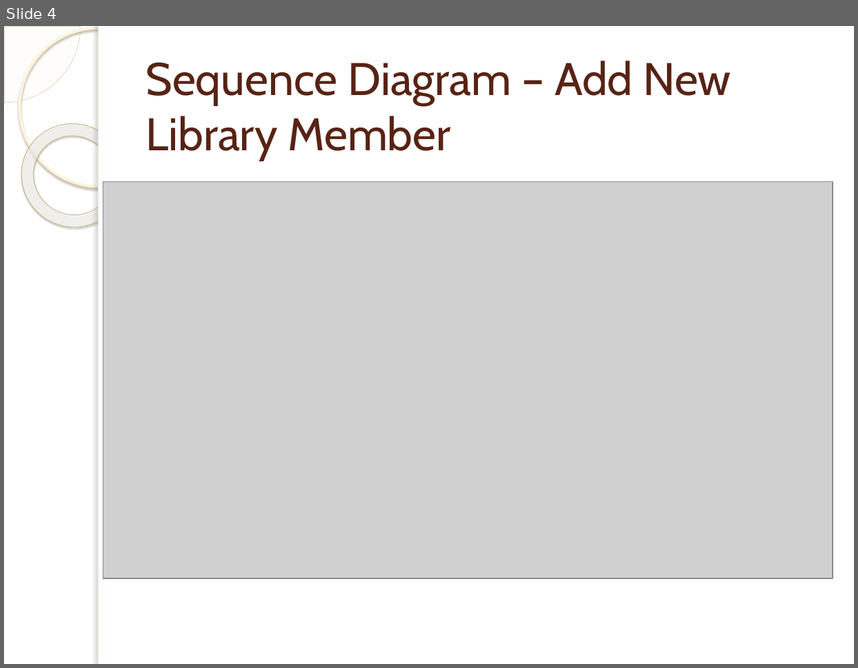
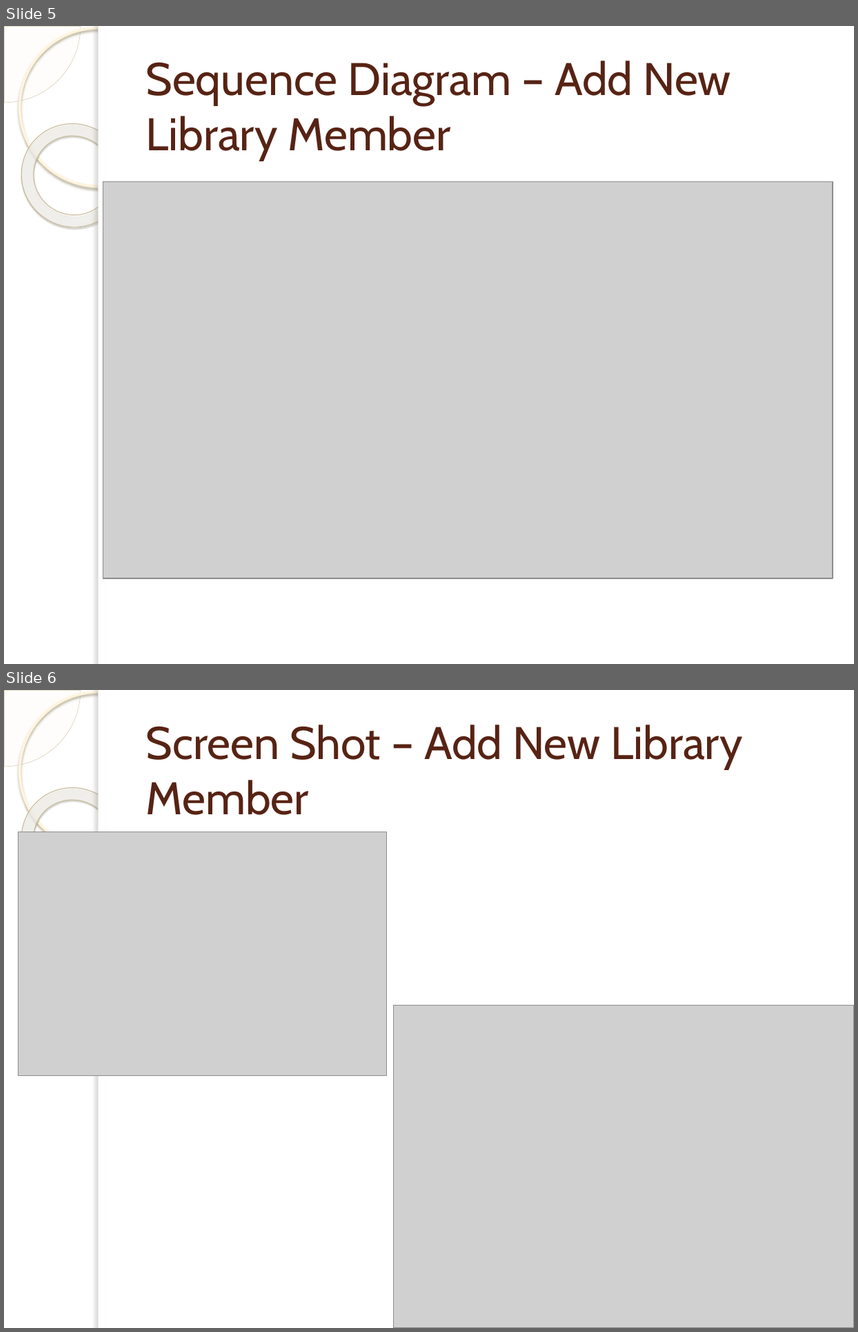
Before and after one commit to memiwo/library-management, a slide deck: docs/Library Management System.pptx. Shown one above the other, each under a label of ours: slide 4 before the commit, slides 5 and 6 after it. The pictures are 858x668 and 858x1332 pixels, drawn with LibreOffice and Linux fonts; fonts in the diff are those of the drawing; grey boxes stand for pictures; background and template pictures are left out. Boxes give left, top, right and bottom in pixels: in the first picture for what was removed or moved away, otherwise in the second. Text is boxed around its words. In the diff, an @@ line names an element or a change of style, - is before the commit and + after.

Commit message:
updated presentation and added screen shots

```diff
--- a/docs/Library Management System.pptx
+++ b/docs/Library Management System.pptx
@@ slide 6 added at box(4, 690, 854, 1328), background picture (left out); not listed: 5 template elements that a slide beside it also shows @@
@@ title added at box(146, 724, 743, 815), 38.7 pt, text #572314 @@
+Screen Shot – Add New Library Member
@@ picture added at box(18, 832, 386, 1076) @@
@@ picture added at box(393, 1005, 854, 1328) @@
@@ what was slide 4 is now slide 5 @@
```
Also in this commit, not shown: 4 other slides added.
